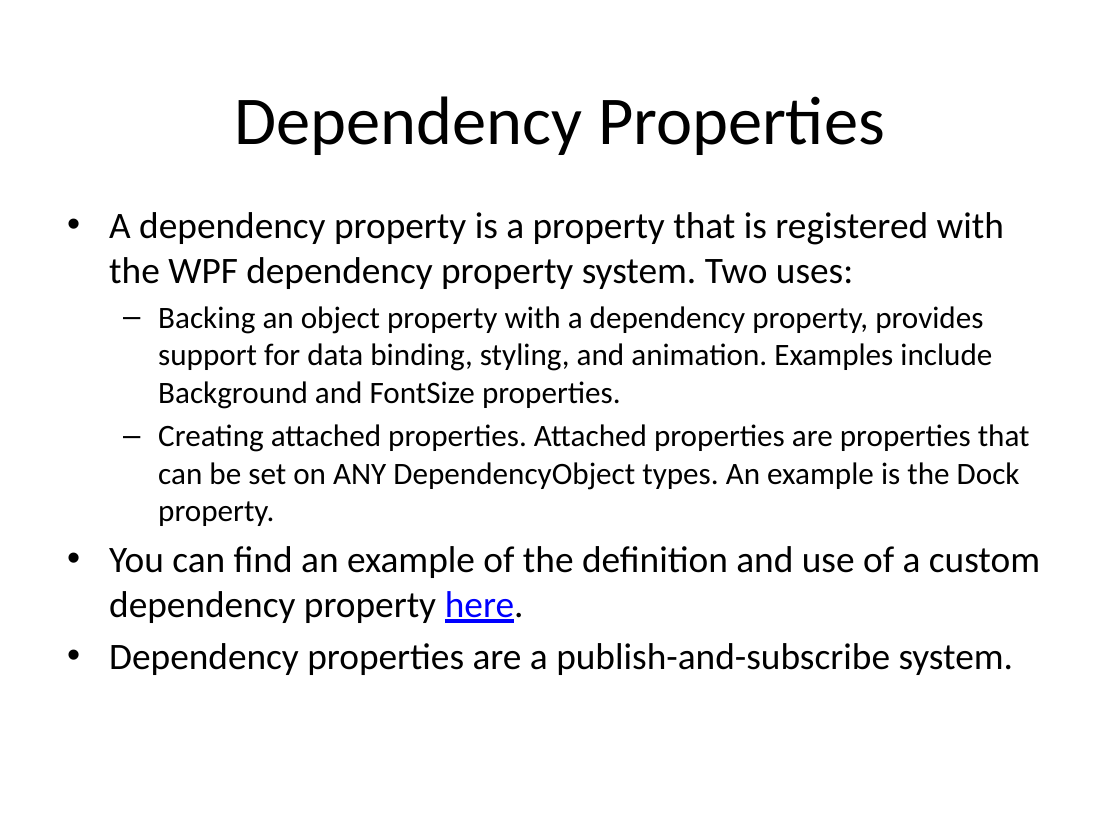
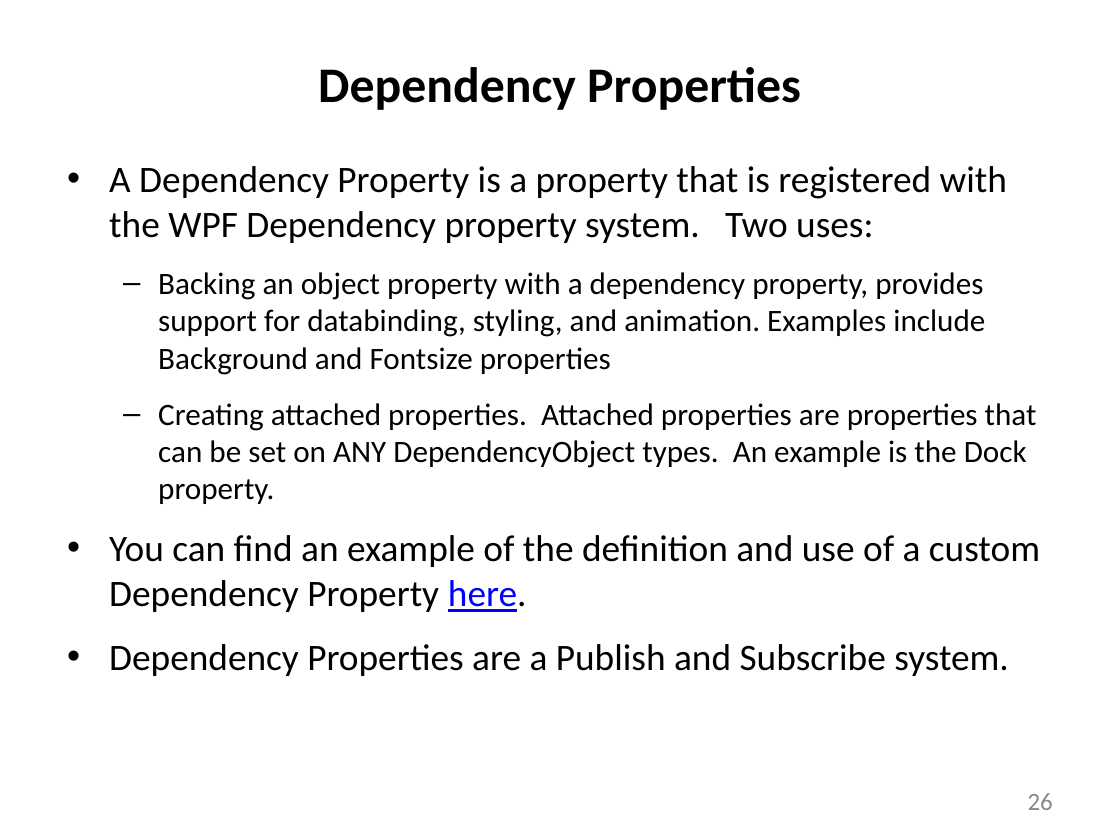
Before and after one commit to JimFawcett/JimFawcett.github.io, a slide deck: slide 26 of Resources/WindowsPresentationFoundation.pptx (slide 25 before the commit). Drawn at 1120x840 pixels with LibreOffice and Linux fonts; fonts in the diff are those of the drawing. Boxes give left, top, right and bottom in pixels: in the first picture for what was removed or moved away, otherwise in the second. Text is boxed around its words. In the diff, an @@ line names an element or a change of style, - is before the commit and + after.

```diff
--- a/Resources/WindowsPresentationFoundation.pptx
+++ b/Resources/WindowsPresentationFoundation.pptx
@@ title "Dependency Properties": place and size @@
-title "Dependency Properties" at [235,96,885,155]
+title "Dependency Properties" at [318,67,801,110]
@@ title "Dependency Properties" at [318,67,801,110]: size 44 to 32 pt, bold on @@
@@ text "A Dependency Property is a ...": place and size @@
-text "A Dependency Property is a ..." at [109,212,1040,675]
+text "A Dependency Property is a ..." at [109,166,1040,676]
@@ text at [109,166,1007,375]: text changed @@
-• A dependency property is a property that is registered with the WPF dependency property system. Two uses:
-  – Backing an object property with a dependency property, provides support for data binding, styling, and animation. Examples include Background and FontSize properties.
+• A Dependency Property is a property that is registered with the WPF Dependency property system. Two uses:
+  – Backing an object property with a dependency property, provides support for databinding, styling, and animation. Examples include Background and Fontsize properties
@@ text at [158,403,1037,504]: more space between paragraphs @@
@@ text at [109,535,1040,676]: text changed @@
-• You can find an example of the definition and use of a custom dependency property here.
-• Dependency properties are a publish-and-subscribe system.
+• You can find an example of the definition and use of a custom Dependency Property here.
+• Dependency Properties are a Publish and Subscribe system.
@@ page number added at [1028,793,1053,810], 16 pt, text #898989 @@
+26
```
Also in this commit, not shown: 32 other slides changed, 6 slides added, 5 slides removed, 9 other files.
